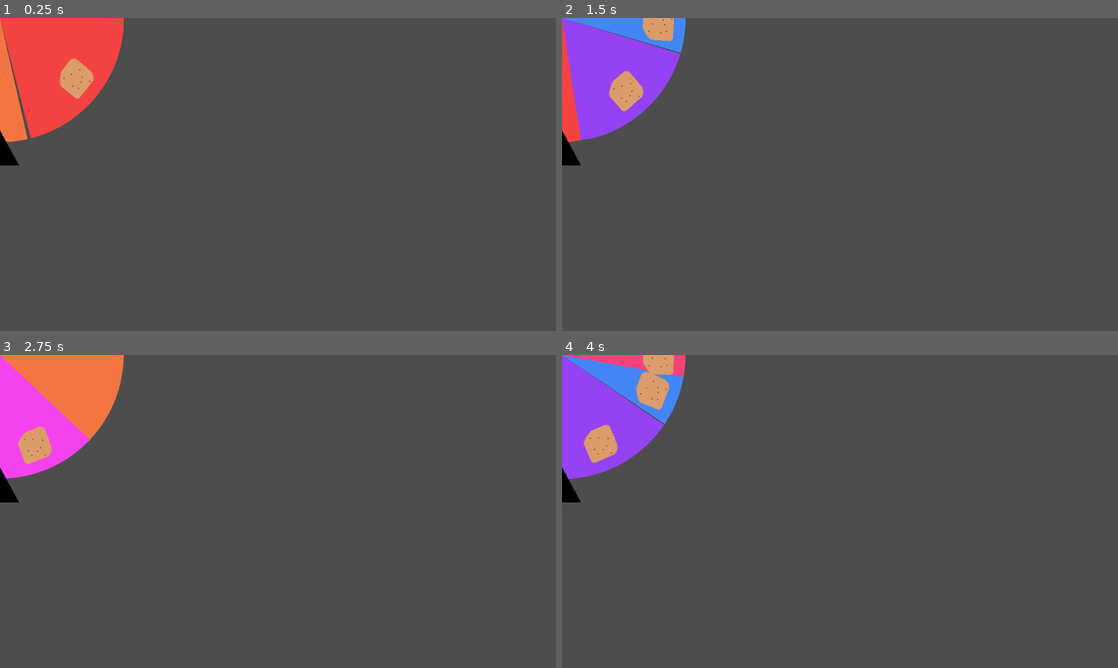
Above: before the commit, frames 1-4 (two rows, left to right).
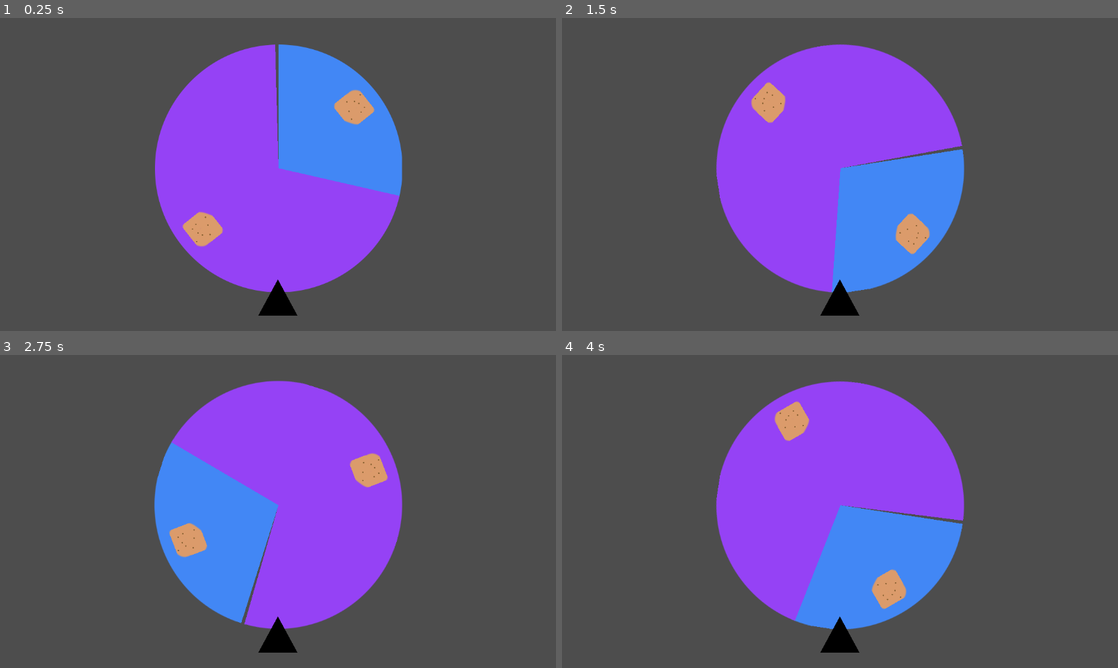
Above: after the commit, the same moments.

Repository: hypercube143/risk-it-for-the-biscuit
Game: Godot game, scene res://scenes/roulettewheel.tscn
The game is run twice, just before and just after one commit, with the same random seed, the same clock (stepped at 60 frames per second) and the same inputs. This scene is started directly instead of the project's main scene.
Inputs:
- Up to frame 1 (0.25 s): no input
- Up to frame 2 (1.5 s): tap Enter at 0.5 s; hold Up (ui_up) 0.53-1.28 s; tap Space at 1.25 s; hold Down (ui_down) from 1.28 s (still down)
- Up to frame 3 (2.75 s): release Down (ui_down) at 2.03 s; hold Up (ui_up) from 2.03 s (still down)
- Up to frame 4 (4 s): release Up (ui_up) at 3.53 s; hold Down (ui_down) from 3.53 s (still down)

The runs differ from the first frame. In frame 1, 35% of the frame differs, in the area x 0-73%, y 0-96%; in frame 2, 35%; in frame 3, 35%; in frame 4, 35%.

Commit message:
roulette wheel randomly chooses now

Diff:
--- a/scenes/roulettewheel.tscn
+++ b/scenes/roulettewheel.tscn
@@ -10,6 +10,11 @@
 pivot_offset = Vector2(256, 256)
 script = ExtResource("1_mgffo")
 
+[node name="Camera2D" type="Camera2D" parent="."]
+position = Vector2(-1, 269)
+scale = Vector2(0.173828, 0.173828)
+offset = Vector2(0, -256)
+
 [node name="spinnystuff" type="Node2D" parent="."]
 
 [node name="center" type="Node2D" parent="spinnystuff"]
--- a/scripts/global.gd
+++ b/scripts/global.gd
@@ -5,7 +5,7 @@
 
 var cookie_balance = 100
 
-var cookie_inventory = {"1": 2, "2": 5, "5": 6, "6": 10, "3": 4, "4": 1}
+var cookie_inventory = {"1": 2, "2": 5, } # "5": 6, "6": 10, "3": 4, "4": 1}
 
 func _ready() -> void:
 	# load cookie and shop dat
--- a/scripts/roulettewheel.gd
+++ b/scripts/roulettewheel.gd
@@ -7,6 +7,8 @@
 
 var icon_scale = 0.25
 var icon_radius = 200
+
+var result_map = []
 
 # Called when the node enters the scene tree for the first time.
 func _ready() -> void:
@@ -24,6 +26,8 @@
 	for child in center.get_children():
 		if child.name.begins_with("prog_icon_"):
 			child.queue_free()
+
+	result_map.clear()
 
 	# iterate through inventory to render ratios of each cookie count via radial progress bars
 	var start_angle = 0
@@ -46,6 +50,7 @@
 		progbar.radial_initial_angle = start_angle
 		progbar.name = "progbar_" + str(n)
 		progbar.position = Vector2(-256, -256)
+		progbar.set_meta("cookie_id", cookie_key)
 		spinnystuff.add_child(progbar)
 
 		# display icon
@@ -61,17 +66,36 @@
 		center.add_child(icon)
 
 		# start angle for next cookie
+		var old_start_angle = start_angle
 		start_angle += 360 * ratio
 		n += 1
 
+		result_map.append({"start": old_start_angle, "end": start_angle, "res": cookie_key})
+
+	print(result_map)
+
 func spin_wheel():
-	create_tween().tween_property(spinnystuff, "rotation", deg_to_rad(randf_range(360*2,360*3)), 4)\
+	var angle = randf_range(360*2,360*3)
+	var angle_rad = deg_to_rad(angle)
+	var angle_lobotomised = int(angle-90) % 360
+	var res
+	for range in result_map:
+		if angle_lobotomised > range['start'] and angle_lobotomised <= range['end']:
+			res = range['res']
+			print(res)
+			break
+	create_tween().tween_property(spinnystuff, "rotation", angle_rad, 4)\
 	.set_trans(Tween.TRANS_SINE)\
-	.set_ease(Tween.EASE_OUT)
+	.set_ease(Tween.EASE_OUT)\
+	.finished.connect(func():
+
+		)
+
+
 
 # Called every frame. 'delta' is the elapsed time since the previous frame.
 func _process(delta: float) -> void:
 	if Input.is_action_just_pressed("ui_down"):
 		spin_wheel()
 	if Input.is_action_just_pressed("ui_up"):
-		rotation = 0
+		spinnystuff.rotation = 0
